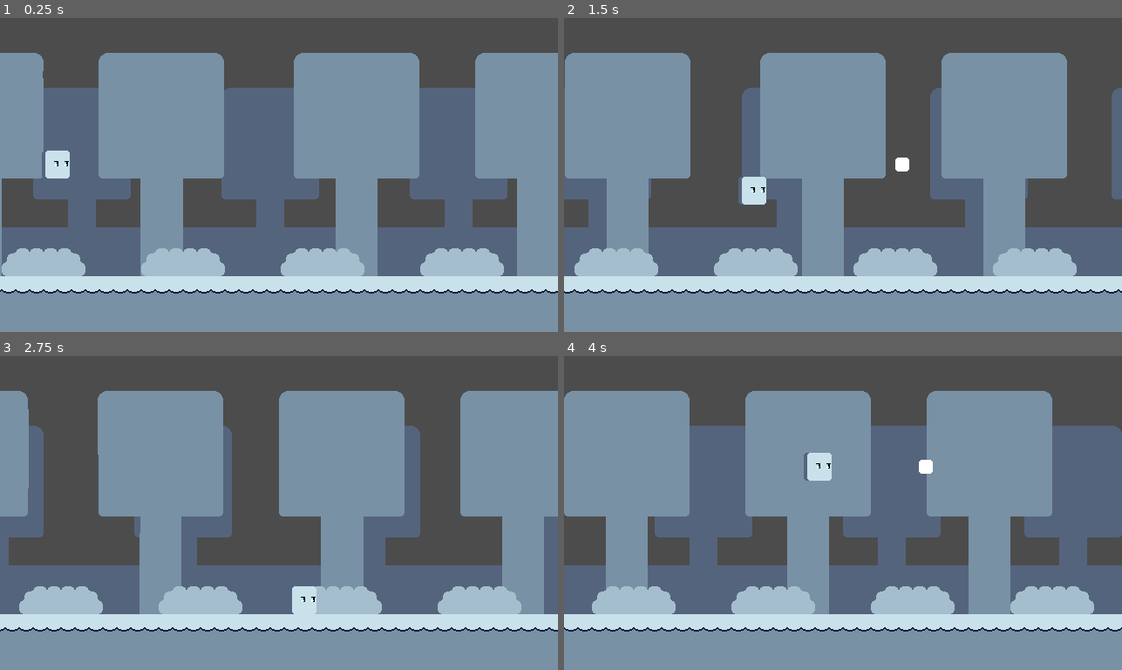
Above: before the commit, frames 1-4 (two rows, left to right).
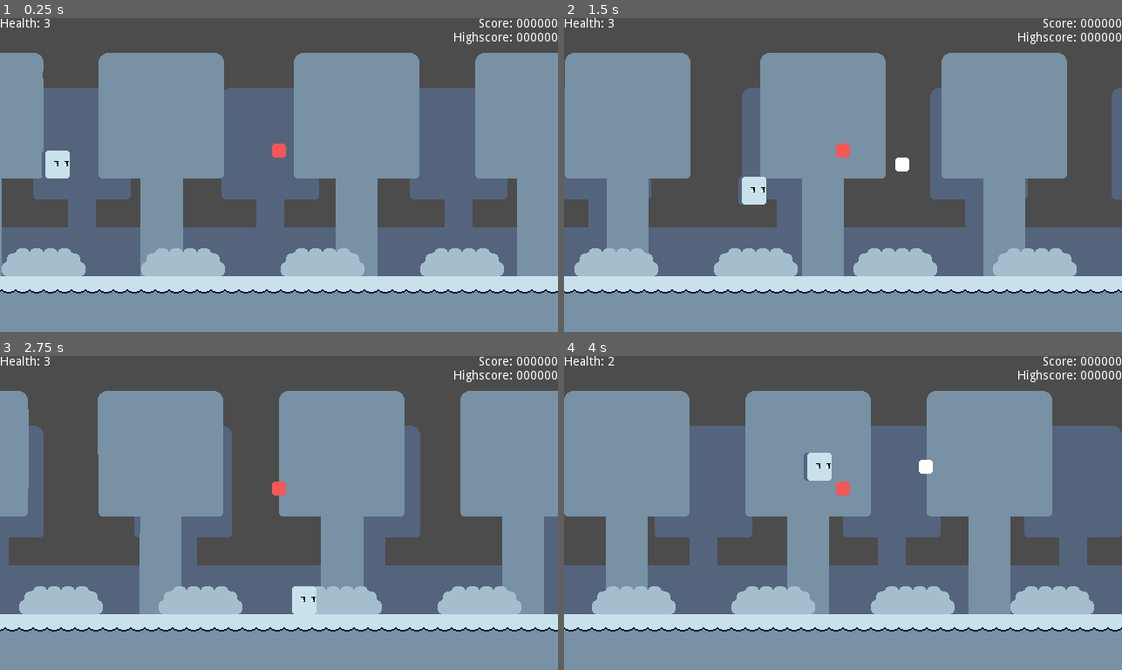
Above: after the commit, the same moments.

Repository: NexusrexDev/Geoshootria
Game: Godot game, scene res://Scenes/Level.tscn
Same seed, same stepped clock (60 frames per second), same inputs: the game is played once before the commit and once after it. The project has no main scene, so this scene is started directly.
Inputs:
- Up to frame 1 (0.25 s): no input
- Up to frame 2 (1.5 s): tap Enter (ui_select) at 0.5, 0.6, 1.35 s; hold D (ui_right) 0.53-1.28 s; tap Space (ui_accept) at 0.77 s; hold S (ui_down) from 1.28 s (still down)
- Up to frame 3 (2.75 s): tap Space (ui_accept) at 1.52 s; release S (ui_down) at 2.03 s; hold D (ui_right) from 2.03 s (still down); tap Enter (ui_select) at 2.1 s
- Up to frame 4 (4 s): release D (ui_right) at 2.78 s; hold W (ui_up) 2.78-3.53 s; tap Enter (ui_select) at 2.85, 3.6 s; tap Space (ui_accept) at 3.02, 3.77 s; hold A (ui_left) from 3.53 s (still down)

The runs differ from the first frame. In frame 1, 0.6% of the frame differs, in the area x 0-100%, y 0-45%; in frame 2, 0.6%; in frame 3, 0.6%; in frame 4, 0.6%.

Commit message:
Implemented a basic HUD, player health and a basic death event

Diff:
--- /dev/null
+++ b/Scenes/HUD.tscn
@@ -0,0 +1,24 @@
+[gd_scene load_steps=2 format=2]
+
+[ext_resource path="res://Scripts/HUD.gd" type="Script" id=1]
+
+[node name="HUD" type="CanvasLayer"]
+script = ExtResource( 1 )
+
+[node name="HealthLabel" type="Label" parent="."]
+margin_right = 40.0
+margin_bottom = 14.0
+text = "Health: 0"
+
+[node name="ScoreLabel" type="Label" parent="."]
+margin_right = 640.0
+margin_bottom = 14.0
+text = "Score: 0"
+align = 2
+
+[node name="HighscoreLabel" type="Label" parent="."]
+margin_top = 16.0
+margin_right = 640.0
+margin_bottom = 30.0
+text = "Highscore: 0"
+align = 2
--- a/Scenes/Level.tscn
+++ b/Scenes/Level.tscn
@@ -6,6 +6,8 @@
 [ext_resource path="res://Assets/Prototype/Sprites/treebackPlaceholder.png" type="Texture" id=4]
 [ext_resource path="res://Assets/Prototype/Sprites/bushPlaceholder.png" type="Texture" id=5]
 [ext_resource path="res://Scripts/ParallaxManager.gd" type="Script" id=6]
+[ext_resource path="res://Scenes/enemyProjectile.tscn" type="PackedScene" id=7]
+[ext_resource path="res://Scenes/HUD.tscn" type="PackedScene" id=8]
 
 [sub_resource type="RectangleShape2D" id=1]
 extents = Vector2( 320, 32 )
@@ -92,3 +94,12 @@
 [node name="Sprite" type="Sprite" parent="ParallaxBackground/Ground"]
 position = Vector2( 320, 328 )
 texture = ExtResource( 2 )
+
+[node name="HUD" parent="." instance=ExtResource( 8 )]
+
+[node name="Projectile" parent="." instance=ExtResource( 7 )]
+position = Vector2( 320, 152 )
+speed = 0
+
+[connection signal="death" from="Player" to="HUD" method="gameOver"]
+[connection signal="healthChange" from="Player" to="HUD" method="healthUpdate"]
--- a/Scenes/Player.tscn
+++ b/Scenes/Player.tscn
@@ -1,10 +1,13 @@
-[gd_scene load_steps=4 format=2]
+[gd_scene load_steps=5 format=2]
 
 [ext_resource path="res://Assets/Prototype/Sprites/characterPlaceholder.png" type="Texture" id=1]
 [ext_resource path="res://Scripts/Player.gd" type="Script" id=2]
 
 [sub_resource type="RectangleShape2D" id=1]
 extents = Vector2( 16, 16 )
+
+[sub_resource type="RectangleShape2D" id=2]
+extents = Vector2( 18, 18 )
 
 [node name="Player" type="KinematicBody2D"]
 z_index = 10
@@ -23,8 +26,17 @@
 position = Vector2( 4, -16 )
 
 [node name="iframeTimer" type="Timer" parent="."]
+wait_time = 1.25
 one_shot = true
 
 [node name="shootTimer" type="Timer" parent="."]
 wait_time = 0.4
 one_shot = true
+
+[node name="DamageBox" type="Area2D" parent="."]
+
+[node name="CollisionShape2D" type="CollisionShape2D" parent="DamageBox"]
+position = Vector2( 0, -16 )
+shape = SubResource( 2 )
+
+[connection signal="area_entered" from="DamageBox" to="." method="_on_DamageBox_area_entered"]
--- /dev/null
+++ b/Scenes/enemyProjectile.tscn
@@ -0,0 +1,6 @@
+[gd_scene load_steps=2 format=2]
+
+[ext_resource path="res://Scenes/Projectile.tscn" type="PackedScene" id=1]
+
+[node name="Projectile" groups=["enemy"] instance=ExtResource( 1 )]
+modulate = Color( 0.952941, 0.341176, 0.341176, 1 )
--- /dev/null
+++ b/Scripts/HUD.gd
@@ -0,0 +1,47 @@
+# HUD.gd
+extends CanvasLayer
+
+# Variables
+var health = 3
+var score = 0
+var scoreString = ""
+var highscore = 0
+var hscoreString = ""
+
+onready var healthLabel = $HealthLabel
+onready var scoreLabel = $ScoreLabel
+onready var hscoreLabel = $HighscoreLabel
+
+func _ready():
+	set_process(false)
+	refreshHUD()
+
+func _process(_delta):
+	#Temporary code to restart levels
+	if Input.is_action_just_pressed("ui_select"):
+		get_tree().reload_current_scene()
+
+func refreshHUD():
+	scoreString = formatConv(score)
+	hscoreString = formatConv(highscore)
+	healthLabel.text = "Health: " + str(health)
+	scoreLabel.text = "Score: " + scoreString
+	hscoreLabel.text = "Highscore: " + hscoreString
+
+func formatConv(number):
+	var numberString = ""
+	number = str(number)
+	var zeroes = 6 - number.length()
+	if zeroes > 0:
+		for i in zeroes:
+			numberString += "0"
+	numberString += number
+	return numberString
+
+func healthUpdate(value):
+	health = value
+	refreshHUD()
+
+func gameOver():
+	#Enables input to restart, should be replaced with death animation then the prompt to restart
+	set_process(true)
--- a/Scripts/Player.gd
+++ b/Scripts/Player.gd
@@ -2,19 +2,22 @@
 extends KinematicBody2D
 
 # Variables
+var health = 3
 export var speed = 200
 var motion = Vector2.ZERO
 onready var shootingPos = $Position2D
 onready var shootTimer = $shootTimer
 onready var invisTimer = $iframeTimer
+signal healthChange(value)
+signal death()
 
 # Constants
 const projectile = preload("res://Scenes/Projectile.tscn")
 
-func _process(delta):
+func _process(_delta):
 	shooting()
 
-func _physics_process(delta):
+func _physics_process(_delta):
 	# Movement
 	var x_input = Input.get_action_strength("ui_right") - Input.get_action_strength("ui_left")
 	var y_input = Input.get_action_strength("ui_down") - Input.get_action_strength("ui_up")
@@ -38,3 +41,16 @@
 			get_parent().add_child(shot)
 			shot.position = shootingPos.global_position
 			shootTimer.start()
+
+func damage():
+	if invisTimer.is_stopped():
+		health -= 1
+		emit_signal("healthChange", health)
+		invisTimer.start()
+		if health <= 0:
+			emit_signal("death")
+			queue_free()
+
+func _on_DamageBox_area_entered(area):
+	if area.is_in_group("enemy"):
+		damage()
Not shown: 1 places in Scenes/Level.tscn that only renumber resources
